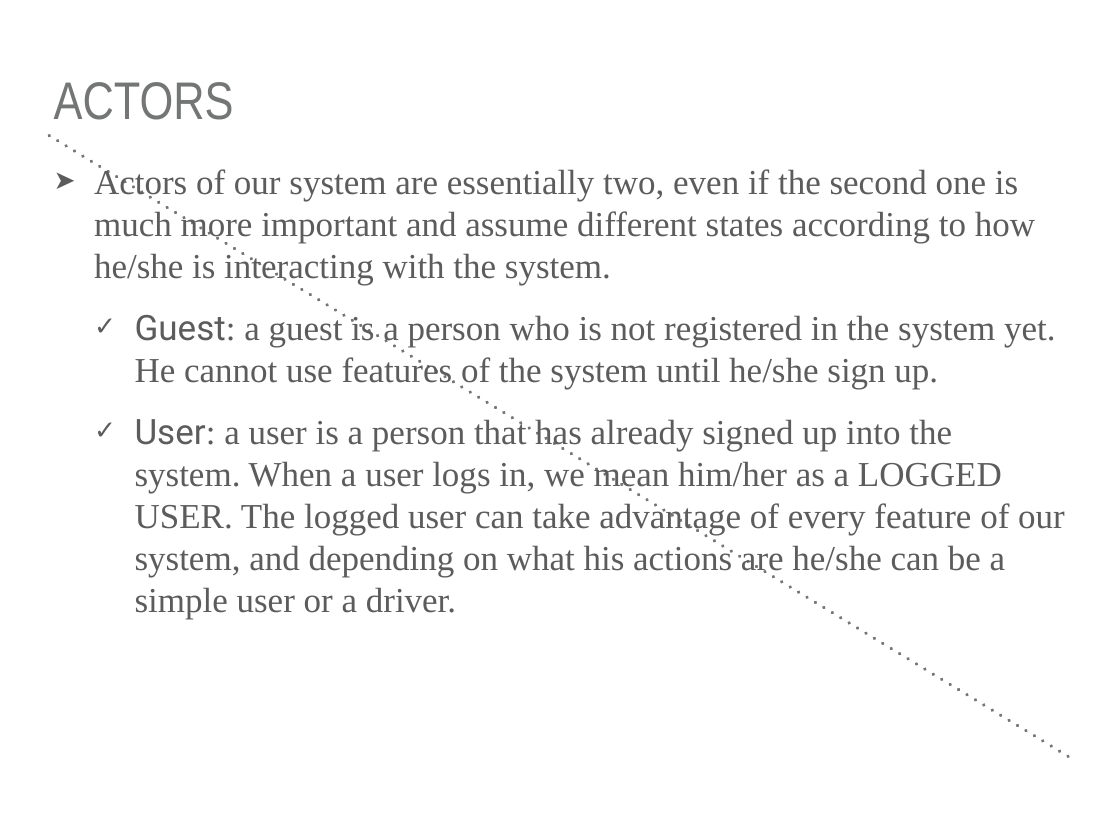
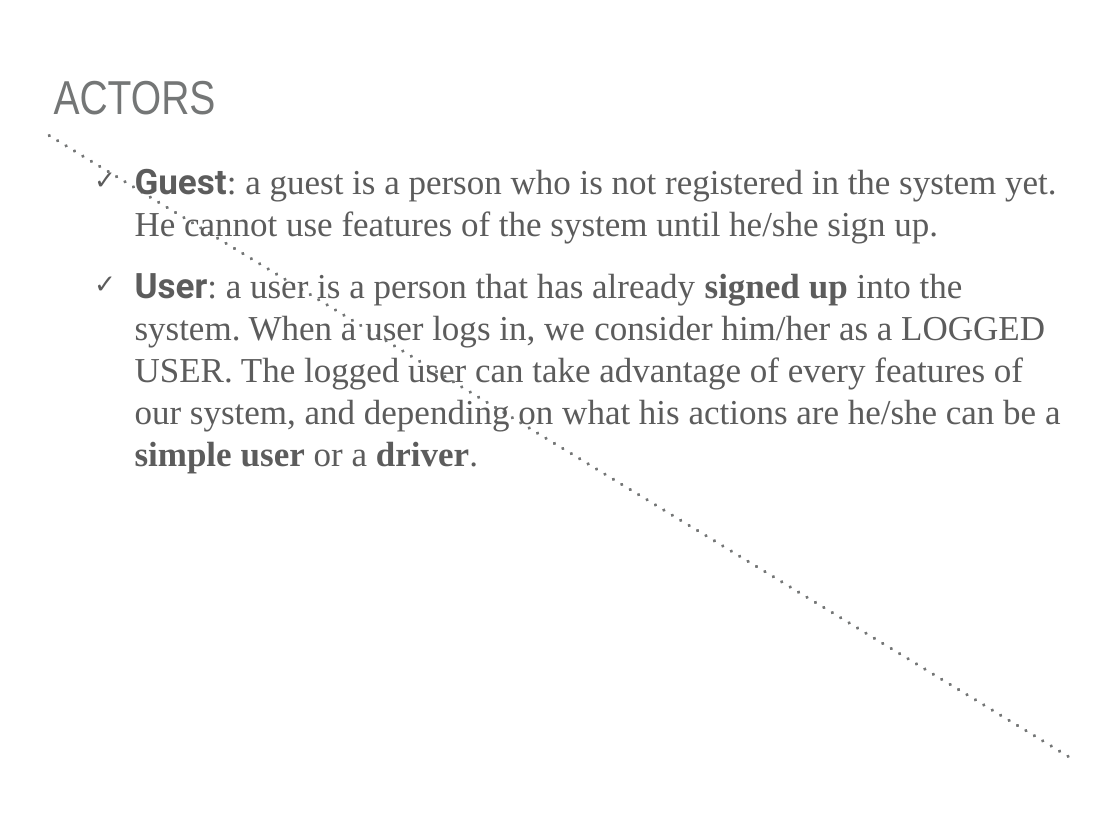
Before and after one commit to sim-ulia/ingSoft2016-2017, a slide deck: slide 4 of RASD/Presentiation/RASD presentation.pptx. Drawn at 1120x840 pixels with LibreOffice and Linux fonts; fonts in the diff are those of the drawing. Boxes give left, top, right and bottom in pixels: in the first picture for what was removed or moved away, otherwise in the second. Text is boxed around its words. In the diff, an @@ line names an element or a change of style, - is before the commit and + after.

```diff
--- a/RASD/Presentiation/RASD presentation.pptx
+++ b/RASD/Presentiation/RASD presentation.pptx
@@ title "ACTORS" at box(54, 81, 216, 115): size 48.4 to 43.5 pt @@
@@ text at box(94, 166, 1035, 286): paragraph removed @@
-➤ Actors of our system are essentially two, even if the second one is much more important and assume different states according to how he/she is interacting with the system.
@@ text at box(135, 169, 1056, 243): bold on in "Guest:" @@
@@ text at box(135, 270, 1061, 473): text changed @@
-  ✓ User: a user is a person that has already signed up into the system. When a user logs in, we mean him/her as a LOGGED USER. The logged user can take advantage of every feature of our system, and depending on what his actions are he/she can be a simple user or a driver.
+  ✓ User: a user is a person that has already signed up into the system. When a user logs in, we consider him/her as a LOGGED USER. The logged user can take advantage of every features of our system, and depending on what his actions are he/she can be a simple user or a driver.
```
Also in this commit, not shown: 17 other slides changed.
